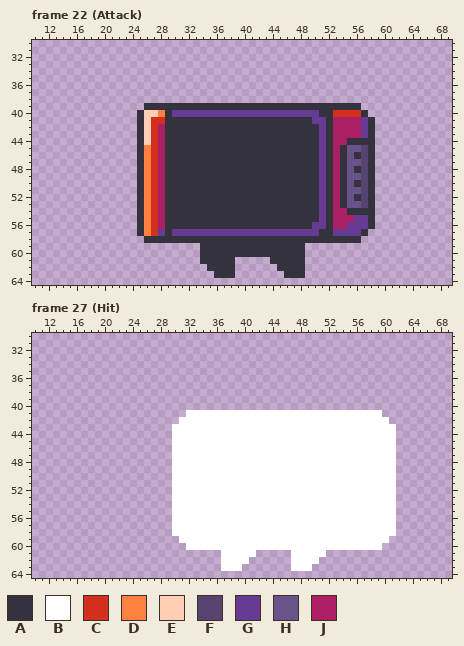
Pixel-art file -- Assets/Sprites/Microwave/microwave.ase. This is how it looked before the edit.
80x80 pixels, 50 frames. Colours within 5 levels of each other are drawn and written as one. Shown: frame 22 (Attack): x 10..69, y 30..64; frame 27 (Hit): x 10..69, y 30..64. The commit also changed other frames, which this record leaves out.
Visible layers, top first: "effects", "body light", "display light", "display", "body", "legs".
Palette (. is transparent): A #33323d  B #ffffff  C #d22f1e  D #ff8142  E #ffceb6  F #554472  G #663b93  H #68538a  J #ab1f65
Pixels before, frame 22 (Attack), first column x 25:
39 .AAAAAAAAAAAAAAAAAAAAAAAAAAAAAAA..
40 AEEDAGGGGGGGGGGGGGGGGGGGGGAACCCCA.
41 AECCAAAAAAAAAAAAAAAAAAAAAGGAJJJJGA
42 AECJAAAAAAAAAAAAAAAAAAAAAAGAJJJJGA
43 AECJAAAAAAAAAAAAAAAAAAAAAAGAJJJJGA
44 AECJAAAAAAAAAAAAAAAAAAAAAAGAJJAAAA
45 ADCJAAAAAAAAAAAAAAAAAAAAAAGAJAHHFA
46 ADCJAAAAAAAAAAAAAAAAAAAAAAGAJAHAFA
47 ADCJAAAAAAAAAAAAAAAAAAAAAAGAJAHHFA
48 ADCJAAAAAAAAAAAAAAAAAAAAAAGAJAHAFA
49 ADCJAAAAAAAAAAAAAAAAAAAAAAGAJAHHFA
50 ADCJAAAAAAAAAAAAAAAAAAAAAAGAJAHAFA
51 ADCJAAAAAAAAAAAAAAAAAAAAAAGAJAHHFA
52 ADCJAAAAAAAAAAAAAAAAAAAAAAGAJAHAFA
53 ADCJAAAAAAAAAAAAAAAAAAAAAAGAJAHHFA
54 ADCJAAAAAAAAAAAAAAAAAAAAAAGAJJAAAA
55 ADCJAAAAAAAAAAAAAAAAAAAAAAGAJJJGGA
56 ADCJAAAAAAAAAAAAAAAAAAAAAGGAJJGGGA
57 ADCGAGGGGGGGGGGGGGGGGGGGGGAAGGGGA.
58 .AAAAAAAAAAAAAAAAAAAAAAAAAAAAAAA..
59 .........AAAAAAAAAAAAAAA..........
60 .........AAAAAAAAAAAAAAA..........
61 .........AAAAA.....AAAAA..........
62 ..........AAAA......AAAA..........
63 ...........AAA.......AAA..........
Pixels before, frame 27 (Hit), first column x 30:
41 ..BBBBBBBBBBBBBBBBBBBBBBBBBBBB..
42 .BBBBBBBBBBBBBBBBBBBBBBBBBBBBBB.
43 BBBBBBBBBBBBBBBBBBBBBBBBBBBBBBBB
44 BBBBBBBBBBBBBBBBBBBBBBBBBBBBBBBB
45 BBBBBBBBBBBBBBBBBBBBBBBBBBBBBBBB
46 BBBBBBBBBBBBBBBBBBBBBBBBBBBBBBBB
47 BBBBBBBBBBBBBBBBBBBBBBBBBBBBBBBB
48 BBBBBBBBBBBBBBBBBBBBBBBBBBBBBBBB
49 BBBBBBBBBBBBBBBBBBBBBBBBBBBBBBBB
50 BBBBBBBBBBBBBBBBBBBBBBBBBBBBBBBB
51 BBBBBBBBBBBBBBBBBBBBBBBBBBBBBBBB
52 BBBBBBBBBBBBBBBBBBBBBBBBBBBBBBBB
53 BBBBBBBBBBBBBBBBBBBBBBBBBBBBBBBB
54 BBBBBBBBBBBBBBBBBBBBBBBBBBBBBBBB
55 BBBBBBBBBBBBBBBBBBBBBBBBBBBBBBBB
56 BBBBBBBBBBBBBBBBBBBBBBBBBBBBBBBB
57 BBBBBBBBBBBBBBBBBBBBBBBBBBBBBBBB
58 BBBBBBBBBBBBBBBBBBBBBBBBBBBBBBBB
59 .BBBBBBBBBBBBBBBBBBBBBBBBBBBBBB.
60 ..BBBBBBBBBBBBBBBBBBBBBBBBBBBB..
61 .......BBBBB.....BBBBB..........
62 .......BBBB......BBBB...........
63 .......BBB.......BBB............
The same view after the edit:
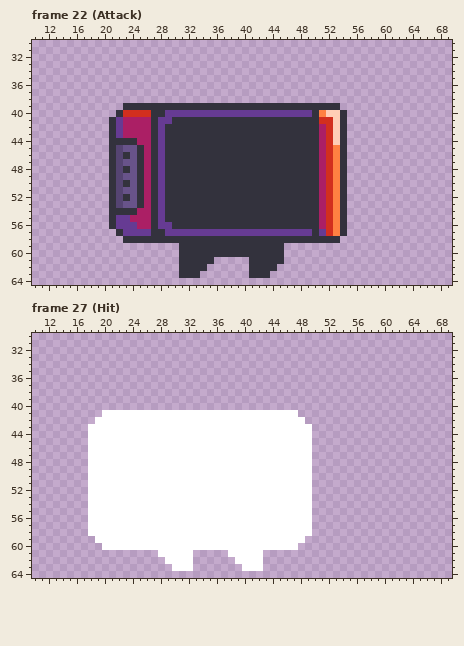
The edit:
Changed rows in their new state; - is an unchanged pixel.
Frame 22 (Attack), layers "body", "legs":
first column x 21:
39 --AAA----------------------------...--
40 -ACCCCAAG--------------------ADEEA...-
41 AGJJJJAGG--------------------ACCEA....
42 AGJJJJAG----------------------JCEA....
43 AGJJJJAG----------------------JCEA....
44 AAAAJJAG----------------------JCEA....
45 AFHH-JAG----------------------JCD-....
46 AFAH-JAG----------------------JCD-....
47 AFHH-JAG----------------------JCD-....
48 AFAH-JAG----------------------JCD-....
49 AFHH-JAG----------------------JCD-....
50 AFAH-JAG----------------------JCD-....
51 AFHH-JAG----------------------JCD-....
52 AFAH-JAG----------------------JCD-....
53 AFHH-JAG----------------------JCD-....
54 AAAAJJAG----------------------JCDA....
55 AGGJJJAG----------------------JCDA....
56 AGGGJJAGG--------------------AJCDA....
57 -AGGGGAAG--------------------AGCDA...-
58 --AAA----------------------------...--
59 ----------AAA------------...----------
60 ----------AAA------------...----------
61 ----------AAA--...--AAA--...----------
62 ----------AAAA....--AAAA....----------
63 ----------AAA--...--AAA--...----------
Frame 27 (Hit), layers "body", "legs":
first column x 18:
41 --BBBBBBBBBBBB----------------............--
42 -BBBBBBBBBBBB------------------............-
43 BBBBBBBBBBBB--------------------............
44 BBBBBBBBBBBB--------------------............
45 BBBBBBBBBBBB--------------------............
46 BBBBBBBBBBBB--------------------............
47 BBBBBBBBBBBB--------------------............
48 BBBBBBBBBBBB--------------------............
49 BBBBBBBBBBBB--------------------............
50 BBBBBBBBBBBB--------------------............
51 BBBBBBBBBBBB--------------------............
52 BBBBBBBBBBBB--------------------............
53 BBBBBBBBBBBB--------------------............
54 BBBBBBBBBBBB--------------------............
55 BBBBBBBBBBBB--------------------............
56 BBBBBBBBBBBB--------------------............
57 BBBBBBBBBBBB--------------------............
58 BBBBBBBBBBBB--------------------............
59 -BBBBBBBBBBBB------------------............-
60 --BBBBBBBBBBBB----------------............--
61 ----------BBBBB----.----B----.....----------
62 -----------BBBB----..--BB----....-----------
63 ------------BBB----...BBB----...------------
